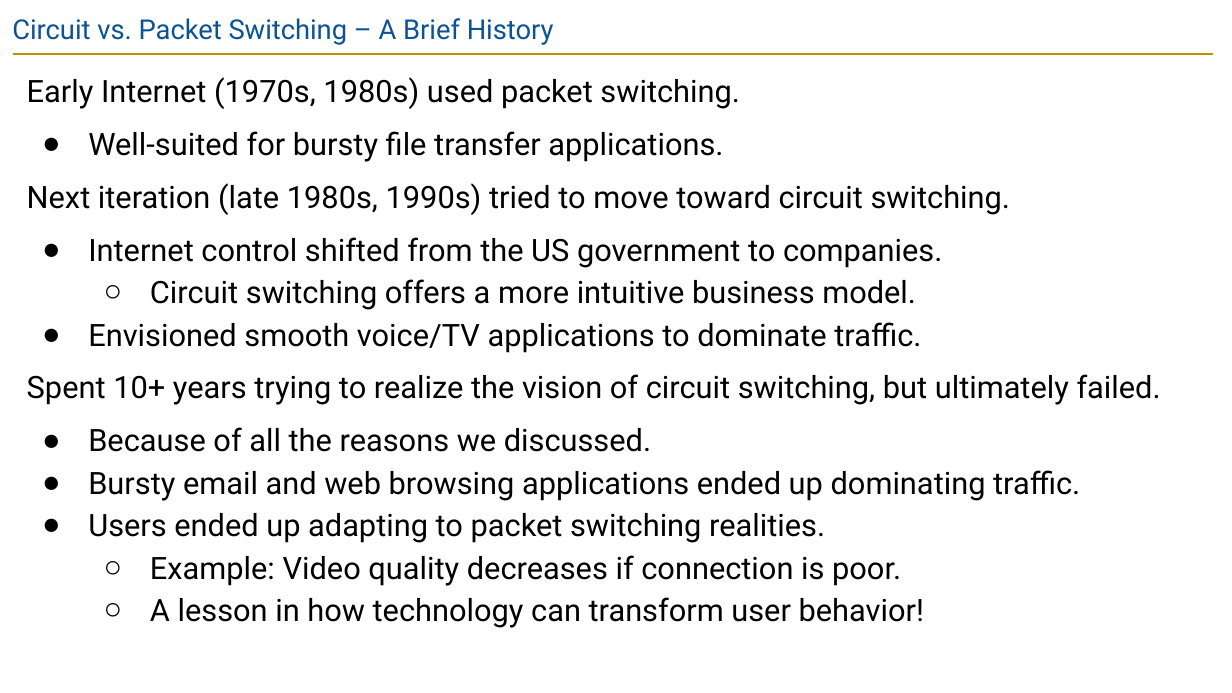
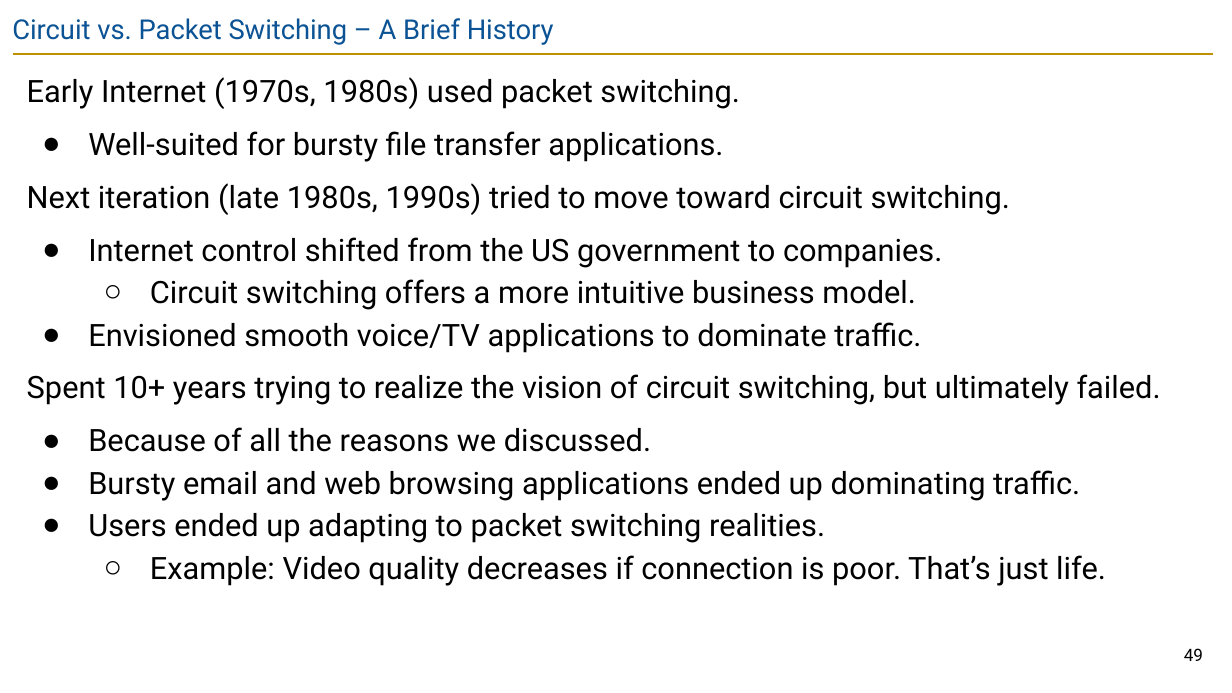
Before and after one commit to guhofstra/CSC175Sp26, a slide deck: slide 49 of PPTs/Lecture 2 - Internet Design Principles.pptx (slide 61 before the commit). Drawn at 1232x693 pixels with LibreOffice and Linux fonts; fonts in the diff are those of the drawing. Boxes give left, top, right and bottom in pixels: in the first picture for what was removed or moved away, otherwise in the second. Text is boxed around its words. In the diff, an @@ line names an element or a change of style, - is before the commit and + after.

```diff
--- a/PPTs/Lecture 2 - Internet Design Principles.pptx
+++ b/PPTs/Lecture 2 - Internet Design Principles.pptx
@@ text at [150, 555, 1106, 586]: text changed @@
-  ○ Example: Video quality decreases if connection is poor.
-  ○ A lesson in how technology can transform user behavior!
+  ○ Example: Video quality decreases if connection is poor. That’s just life.
@@ page number added at [1184, 648, 1203, 661], 10 pt, text #000000 @@
+49
```
Also in this commit, not shown: 50 other slides changed, 12 slides removed, 46 other files.
